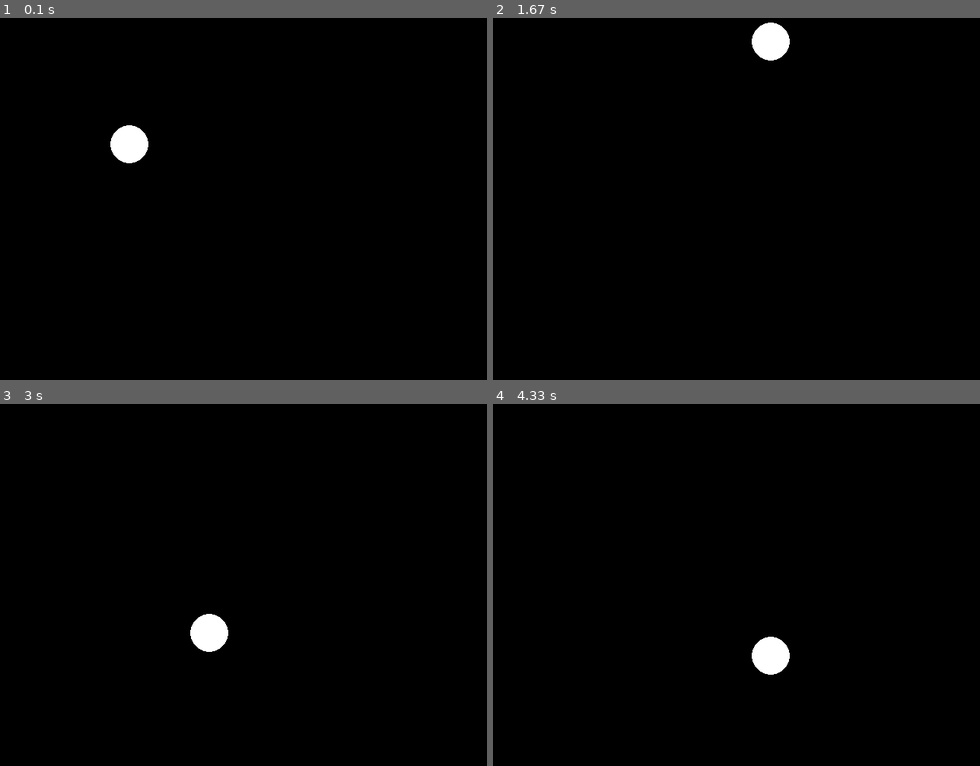
Above: before the commit, frames 1-4 (two rows, left to right).
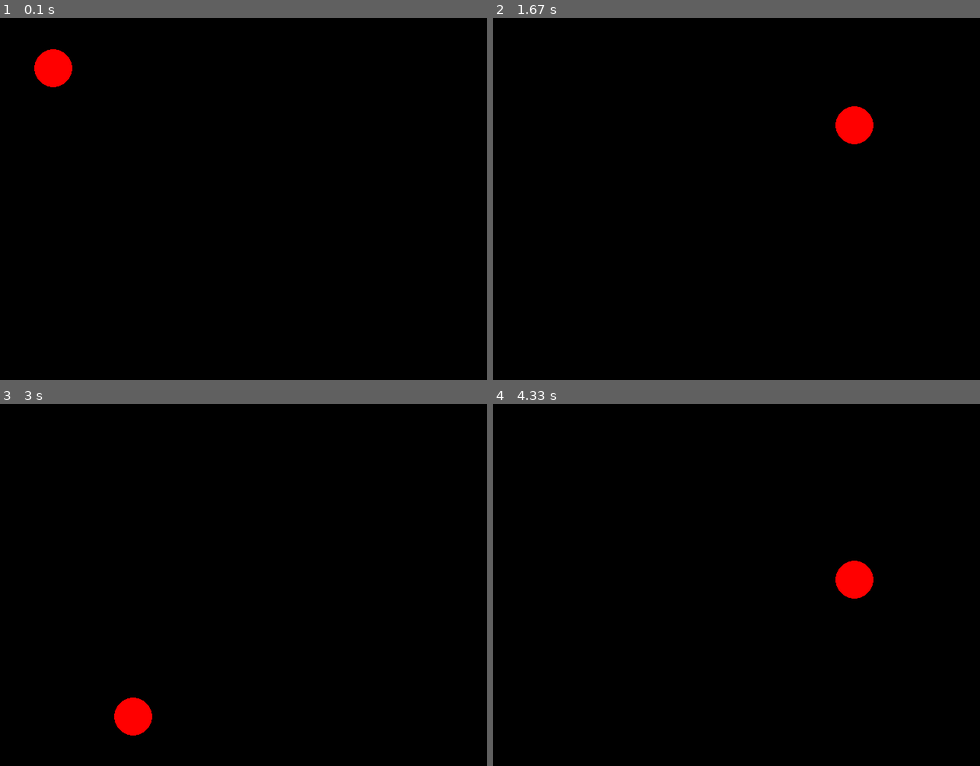
Above: after the commit, the same moments.

Repository: Archanciel/Learning_Pygame
Game: pygame game, started from bouncing_ball.py
Two runs of this game, one before a commit and one after it. Both use one fixed random seed, a clock stepped at 60 frames per second and the inputs below.
Inputs:
- Up to frame 1 (0.1 s): no input
- Up to frame 2 (1.67 s): no input
- Up to frame 3 (3 s): no input
- Up to frame 4 (4.33 s): no input

The runs differ from the first frame. In frame 1, 1.3% of the frame differs, in the area x 7-31%, y 8-41%; in frame 2, 1.3%; in frame 3, 1.3%; in frame 4, 1.3%.

Commit message:
Ball inherit now from Sprite

Diff:
--- a/bouncing_ball.py
+++ b/bouncing_ball.py
@@ -10,15 +10,19 @@
 # Set our color constants
 
 BLACK = (0, 0, 0)
-WHITE = (255, 255, 255)
+RED = (255, 0, 0)
 
 # Create the ball class
 
-class Ball():
+class Ball(pygame.sprite.Sprite):
     # This code gets executed as soon as we create a new instance
     def __init__(self, color, x, y, radius, speed):
+        super().__init__()
         self.color = color
-        self.rect = pygame.Rect(x, y, radius * 2, radius * 2)
+        rectSize = radius * 2
+        self.image = pygame.Surface((rectSize, rectSize))
+        self.rect = self.image.get_rect()
+        pygame.draw.circle(self.image, self.color, self.rect.center, int(self.rect.width / 2))
         self.speed = [speed, speed]
 
     # Update our game state by moving and bouncing if needed
@@ -34,13 +38,15 @@
 
     # Draw our ball to the screen
 
-    def draw(self):
-        pygame.draw.circle(DISPLAYSURF, self.color, self.rect.center, int(self.rect.width / 2))
+#    def draw(self): NO LONGER USED DUE TO BALL INHERITING FROM SPRITE !!!
+#        pygame.draw.circle(self.image, self.color, self.rect.center, int(self.rect.width / 2))
 
 
 # Create a new Ball instance named 'myball'
+all_sprites = pygame.sprite.Group()
+myball = Ball(RED, 100, 100, 25, 15)
+all_sprites.add(myball)
 
-myball = Ball(WHITE, 100, 100, 25, 15)
 run = True
 clock = pygame.time.Clock()
 timer = 0
@@ -70,7 +76,7 @@
     # Draw screen
 
     DISPLAYSURF.fill(BLACK)
-    myball.draw()
+    all_sprites.draw(DISPLAYSURF)
     pygame.display.update()
 
     # Increase timer after mouse was pressed the first time.
